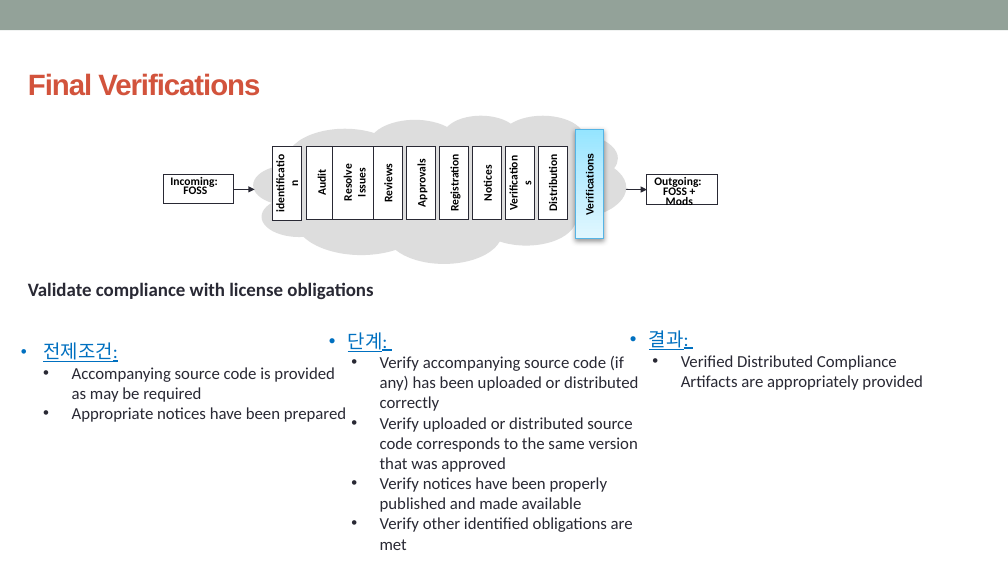
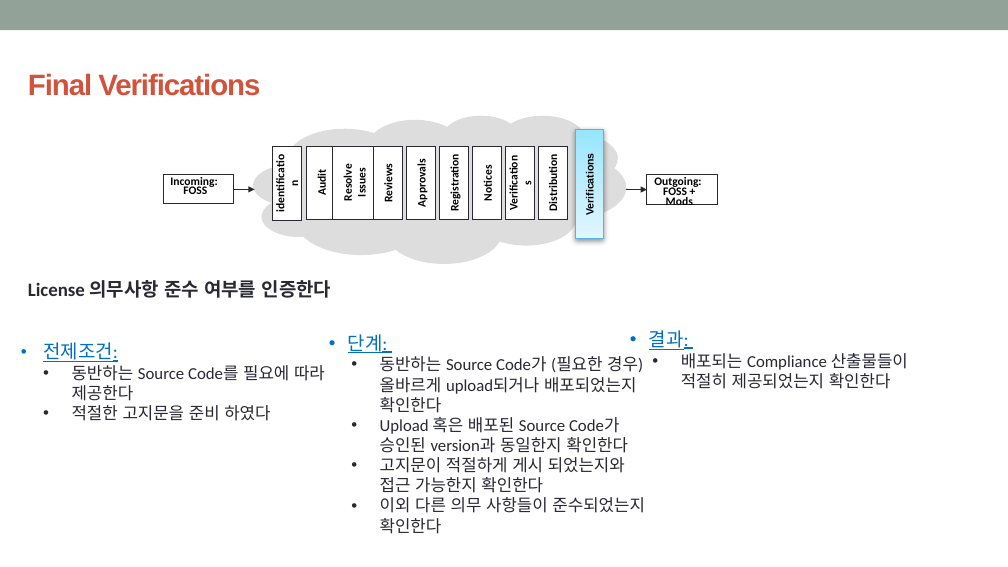
Before and after one commit to hakssung/openchain-curriculum-release-1-kor, a slide deck: slide 62 of slide/openchain-curriculum-release-1-kor.pptx. Drawn at 1008x567 pixels with LibreOffice and Linux fonts; fonts in the diff are those of the drawing; background and template pictures are left out. Boxes give left, top, right and bottom in pixels: in the first picture for what was removed or moved away, otherwise in the second. Text is boxed around its words. In the diff, an @@ line names an element or a change of style, - is before the commit and + after.

```diff
--- a/slide/openchain-curriculum-release-1-kor.pptx
+++ b/slide/openchain-curriculum-release-1-kor.pptx
@@ text at [28,280,332,298]: text changed @@
-Validate compliance with license obligations
+License 의무사항 준수 여부를 인증한다
@@ text at [348,334,388,353]: line spacing 0.8 to 0.9 @@
@@ text at [380,356,644,534]: text changed @@
-• Verify accompanying source code (if any) has been uploaded or distributed correctly
-• Verify uploaded or distributed source code corresponds to the same version that was approved
-• Verify notices have been properly published and made available
-• Verify other identified obligations are met
+• 동반하는 Source Code가 (필요한 경우) 올바르게 upload되거나 배포되었는지 확인한다
+• Upload 혹은 배포된 Source Code가 승인된 version과 동일한지 확인한다
+• 고지문이 적절하게 게시 되었는지와 접근 가능한지 확인한다
+• 이외 다른 의무 사항들이 준수되었는지 확인한다
@@ text at [681,353,908,389]: text changed @@
-• Verified Distributed Compliance Artifacts are appropriately provided
+• 배포되는 Compliance 산출물들이 적절히 제공되었는지 확인한다
@@ text at [72,365,325,421]: text changed @@
-• Accompanying source code is provided as may be required
-• Appropriate notices have been prepared
+• 동반하는 Source Code를 필요에 따라 제공한다
+• 적절한 고지문을 준비 하였다
```
Also in this commit, not shown: 12 other slides changed, 1 slide added, 1 slide removed.
